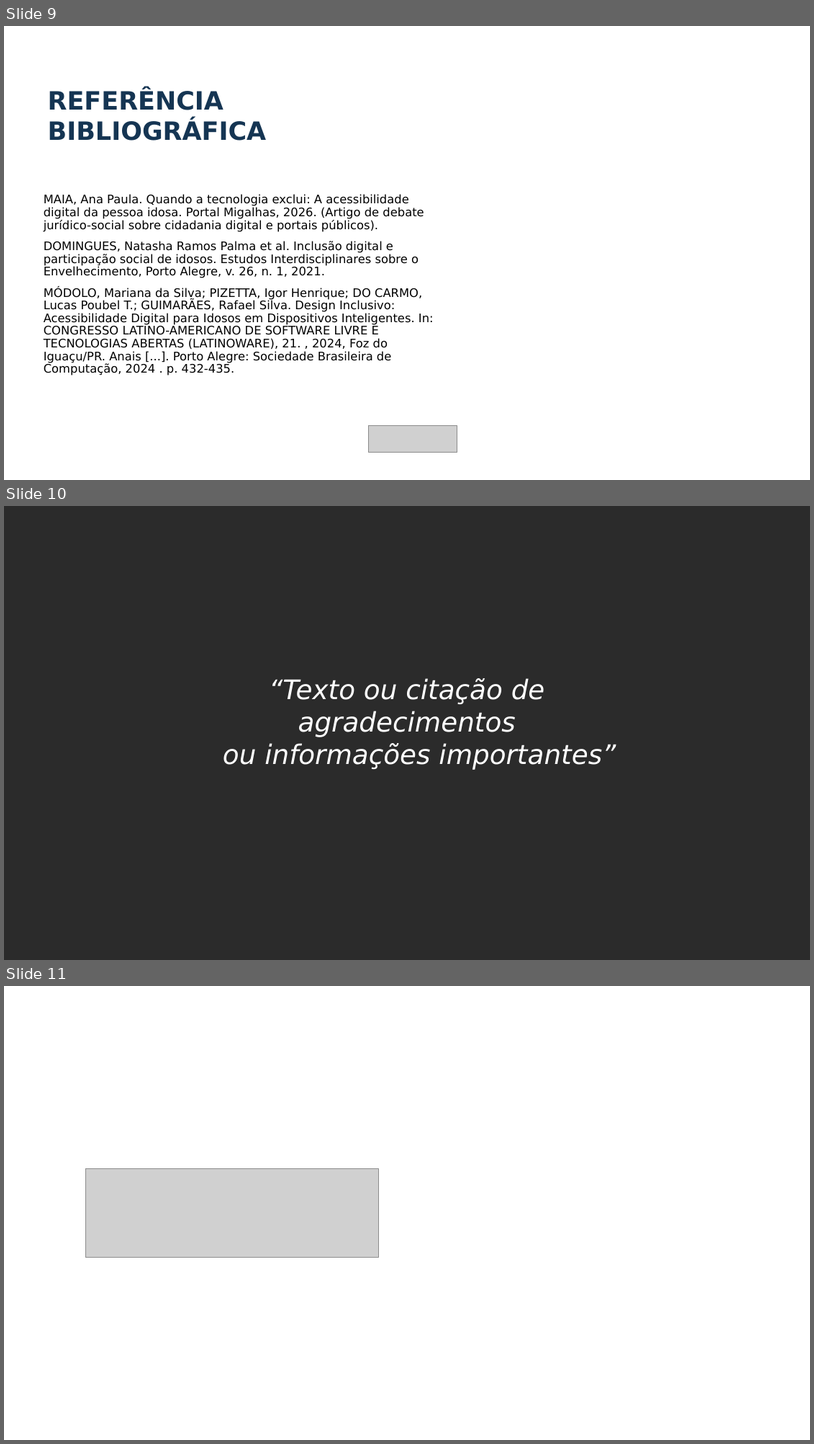
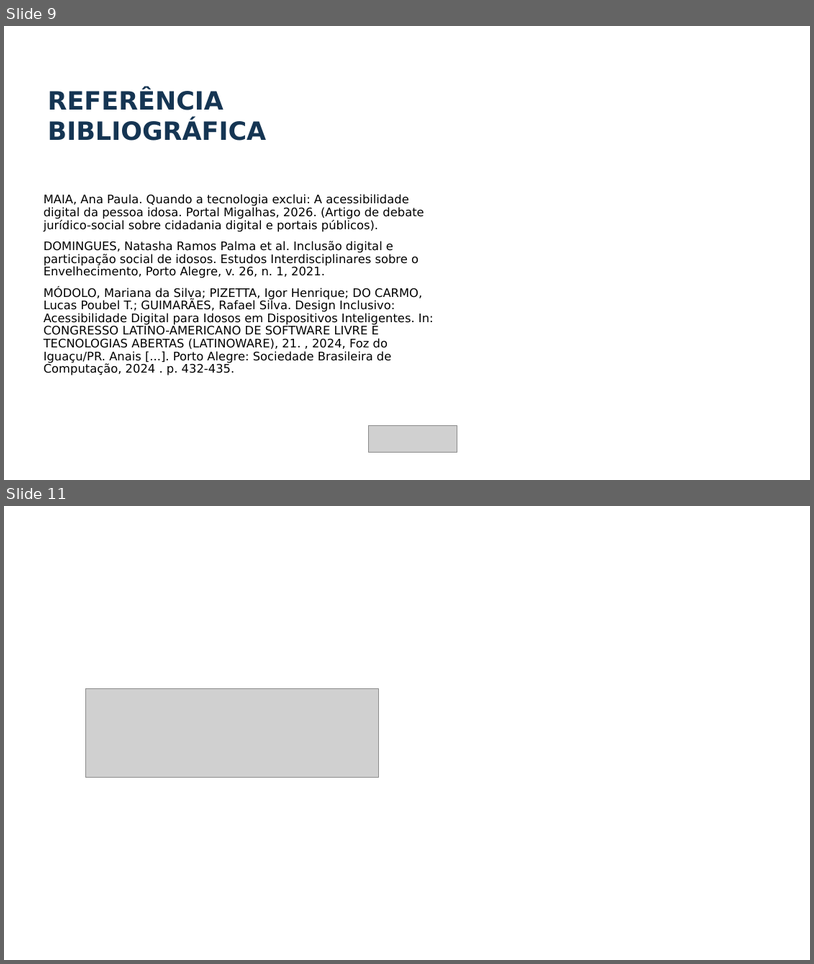
Before and after one commit to BrunoGCosta90/ProjetoDesignProfissional, a slide deck: Apresentação.pptx. Shown one above the other, each under a label of ours: slides 9, 10 and 11 before the commit, slides 9 and 11 after it; the slides between them are not shown. The pictures are 814x1444 and 814x964 pixels, drawn with LibreOffice and Linux fonts; fonts in the diff are those of the drawing; grey boxes stand for pictures; background and template pictures are left out; a plain dark background stands for a picture behind light text. Boxes give left, top, right and bottom in pixels: in the first picture for what was removed or moved away, otherwise in the second. Text is boxed around its words. In the diff, an @@ line names an element or a change of style, - is before the commit and + after.

```diff
--- a/Apresentação.pptx
+++ b/Apresentação.pptx
@@ slide 10 removed at bbox=[4, 506, 810, 960], background picture (left out) @@
@@ text removed at bbox=[223, 678, 616, 769] @@
-“Texto ou citação de agradecimentos
-ou informações importantes”
```
Also in this commit, not shown: 3 slides changed, 1 slide added.
